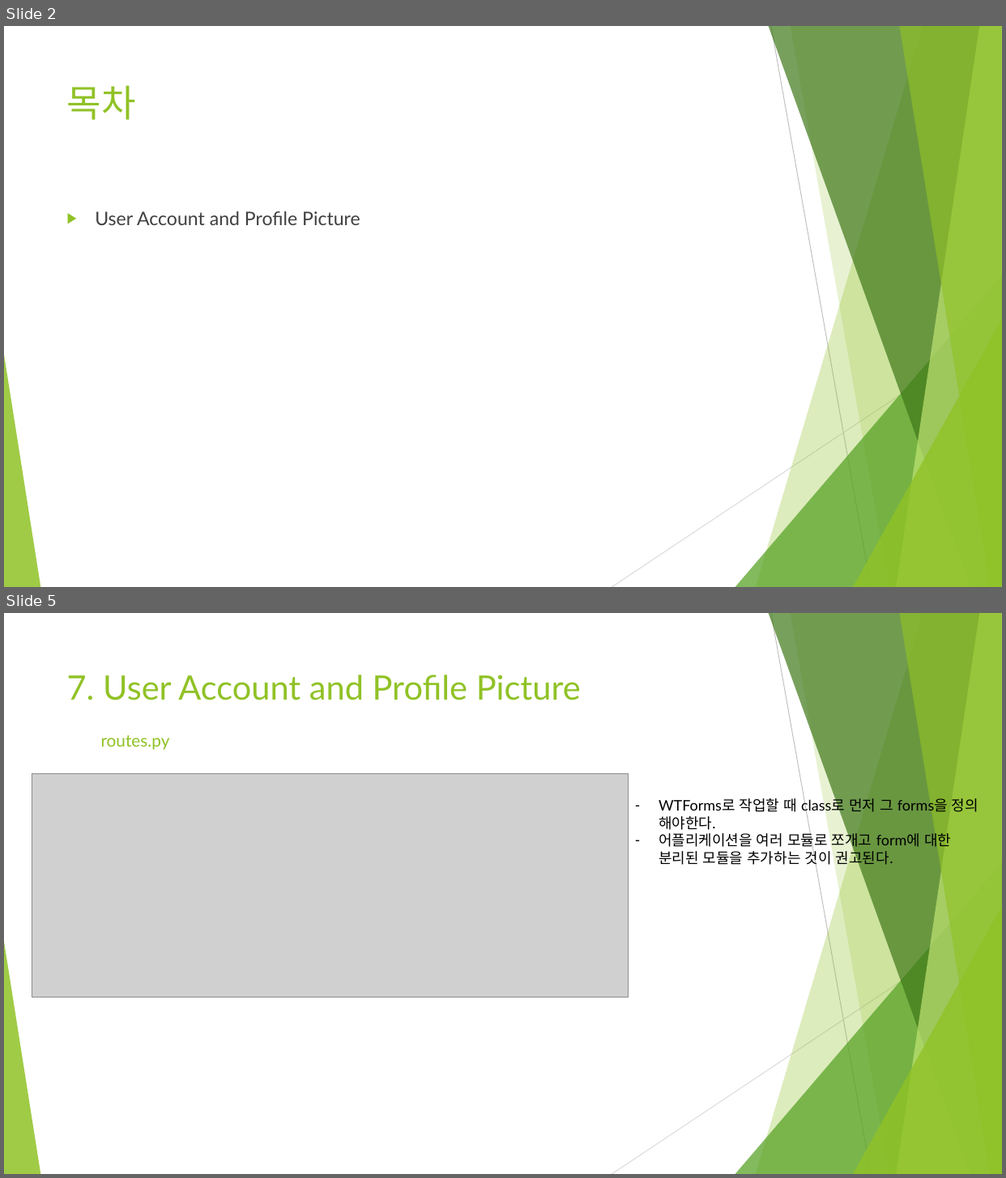
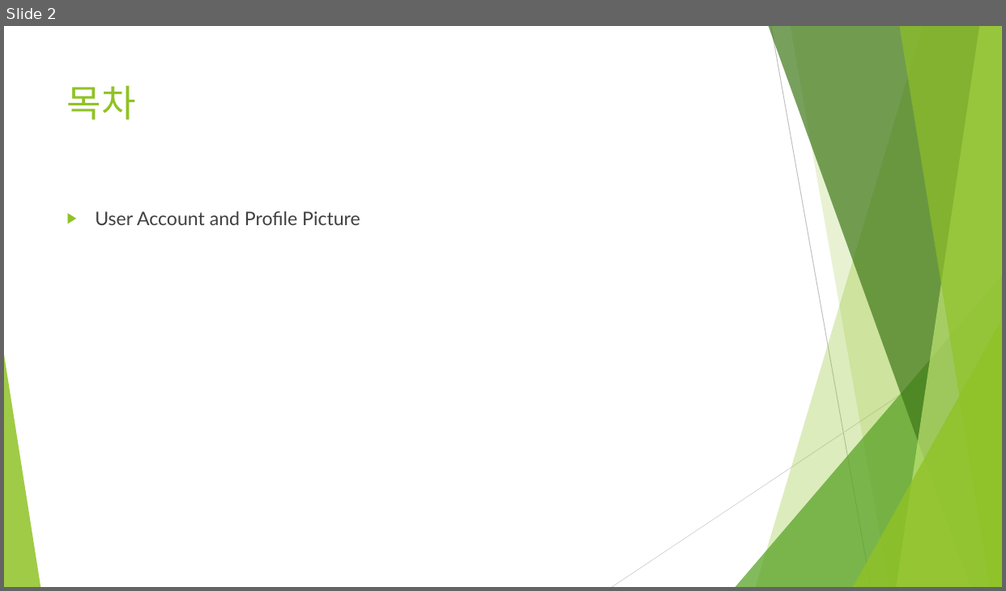
Before and after one commit to Heechul90/Flask, a slide deck: Study/07. User Account and Profile Picture/User Account and Profile Picture.pptx. Shown one above the other, each under a label of ours: slides 2 and 5 before the commit, slide 2 after it; the slides between them are not shown. The pictures are 1006x1178 and 1006x591 pixels, drawn with LibreOffice and Linux fonts; fonts in the diff are those of the drawing; grey boxes stand for pictures. Boxes give left, top, right and bottom in pixels: in the first picture for what was removed or moved away, otherwise in the second. Text is boxed around its words. In the diff, an @@ line names an element or a change of style, - is before the commit and + after.

Commit message:
profile pictures

```diff
--- a/Study/07. User Account and Profile Picture/User Account and Profile Picture.pptx
+++ b/Study/07. User Account and Profile Picture/User Account and Profile Picture.pptx
@@ slide 5 removed at [4, 613, 1002, 1174], background #FFFFFF; not listed: 10 template elements that a slide beside it also shows @@
@@ title removed at [67, 675, 581, 700] @@
-7. User Account and Profile Picture
@@ text removed at [101, 735, 170, 750] @@
-routes.py
@@ picture removed at [32, 774, 628, 997] @@
@@ text removed at [658, 798, 978, 867] @@
-– WTForms로 작업할 때 class로 먼저 그 forms을 정의 해야한다.
-– 어플리케이션을 여러 모듈로 쪼개고 form에 대한 분리된 모듈을 추가하는 것이 권고된다.
```
Also in this commit, not shown: 4 slides changed, 2 slides added, 2 other slides removed, 5 other files.
